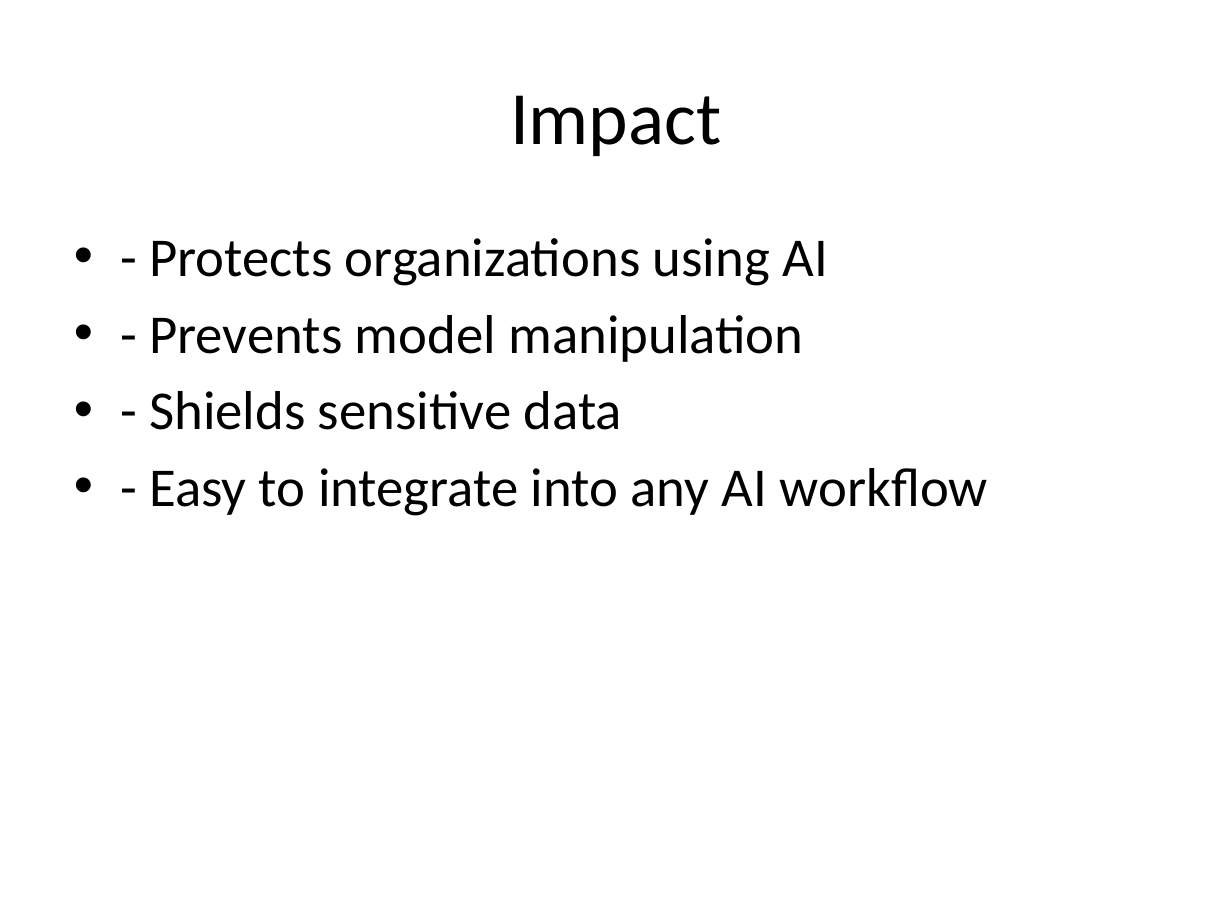
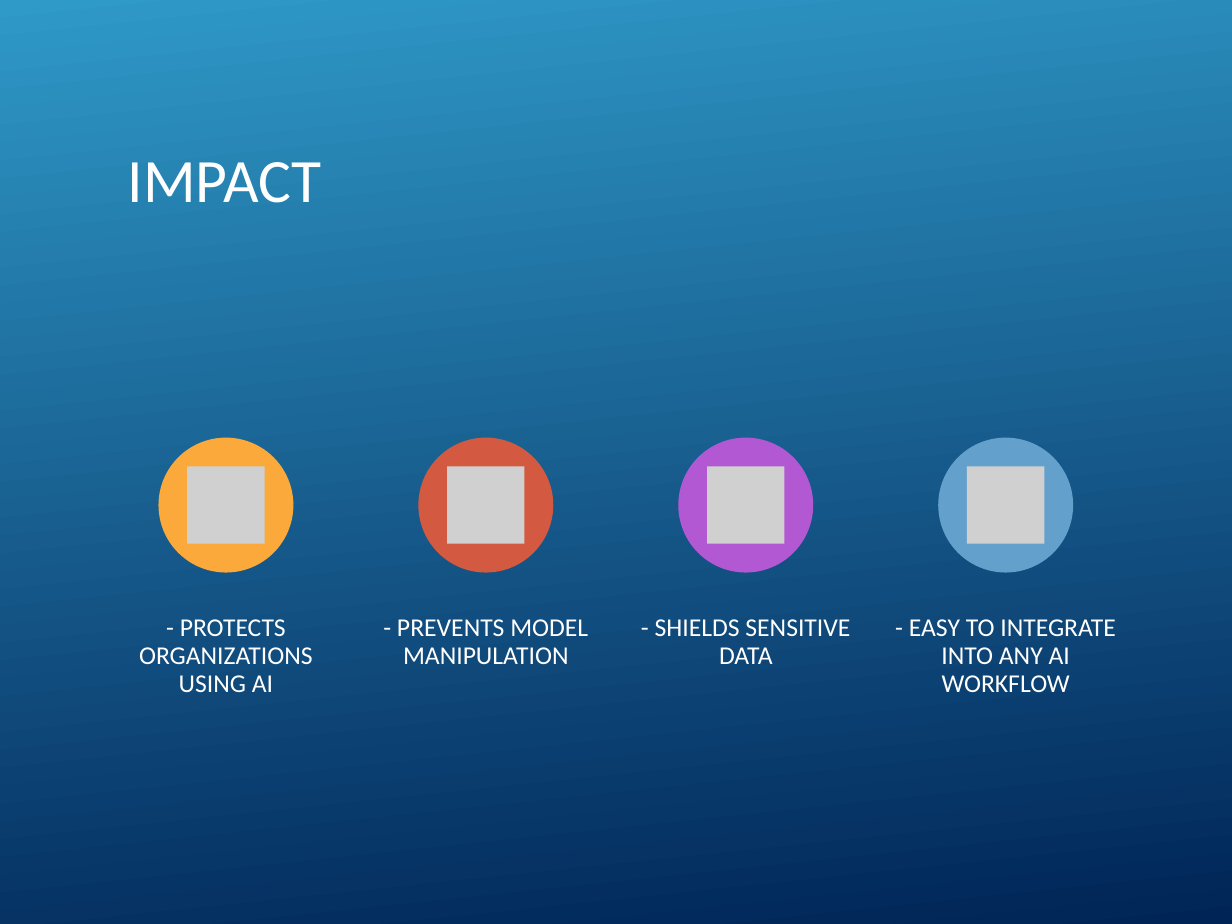
Before and after one commit to NguiWeily/Prompt-Injection-Detector, a slide deck: slide 9 of Adversarial_Prompt_Injection_Detector_Pitch.pptx. Drawn at 1232x924 pixels with LibreOffice and Linux fonts; fonts in the diff are those of the drawing; grey boxes stand for pictures; background and template pictures are left out. Boxes give left, top, right and bottom in pixels: in the first picture for what was removed or moved away, otherwise in the second. Text is boxed around its words. In the diff, an @@ line names an element or a change of style, - is before the commit and + after.

```diff
--- a/Adversarial_Prompt_Injection_Detector_Pitch.pptx
+++ b/Adversarial_Prompt_Injection_Detector_Pitch.pptx
@@ background #FFFFFF to picture (left out) @@
@@ rectangle added at [0,0,1232,924], fill gradient #3198C9 to #002456 @@
@@ title at [128,162,322,203]: text changed; size 44 to 36 pt; text colour #000000 to #FFFFFF @@
-Impact
+IMPACT
@@ text removed at [149,238,988,516] @@
-• - Protects organizations using AI
-• - Prevents model manipulation
-• - Shields sensitive data
-• - Easy to integrate into any AI workflow
@@ group added at [139,437,1116,692]: 4 ellipses, 4 pictures, 4 texts @@
+- PROTECTS ORGANIZATIONS USING AI
+- PREVENTS MODEL MANIPULATION
+- SHIELDS SENSITIVE DATA
+- EASY TO INTEGRATE INTO ANY AI WORKFLOW
@@ group added at [0,0,1216,924]: 33 freeform shapes, 3 rectangles @@
```
Also in this commit, not shown: 8 other slides changed, 1 slide added, 1 slide removed, 3 other files.
